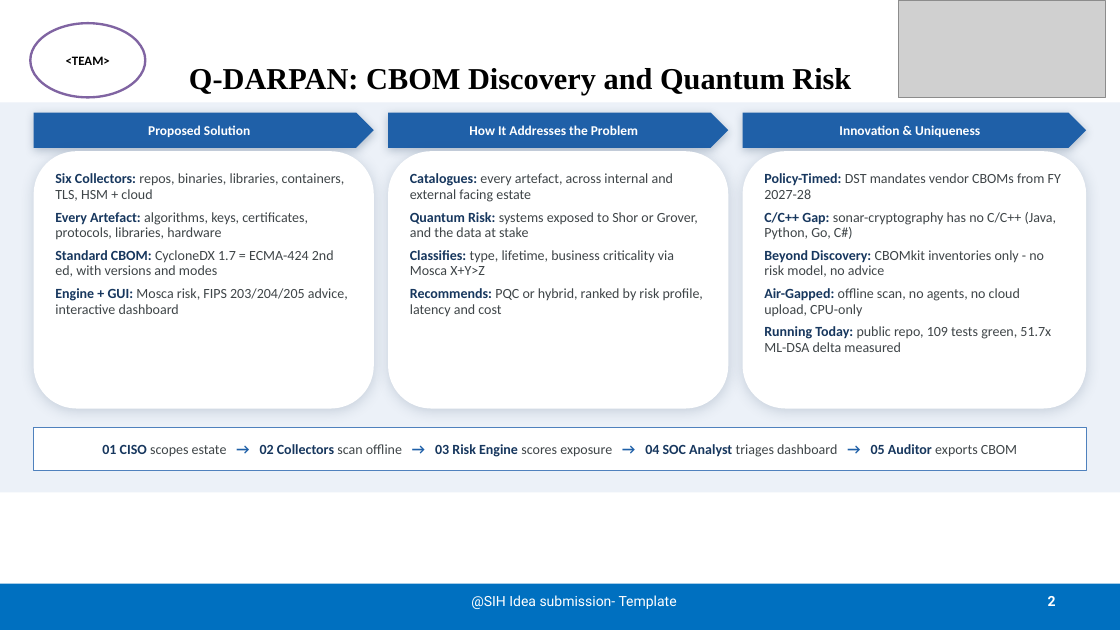
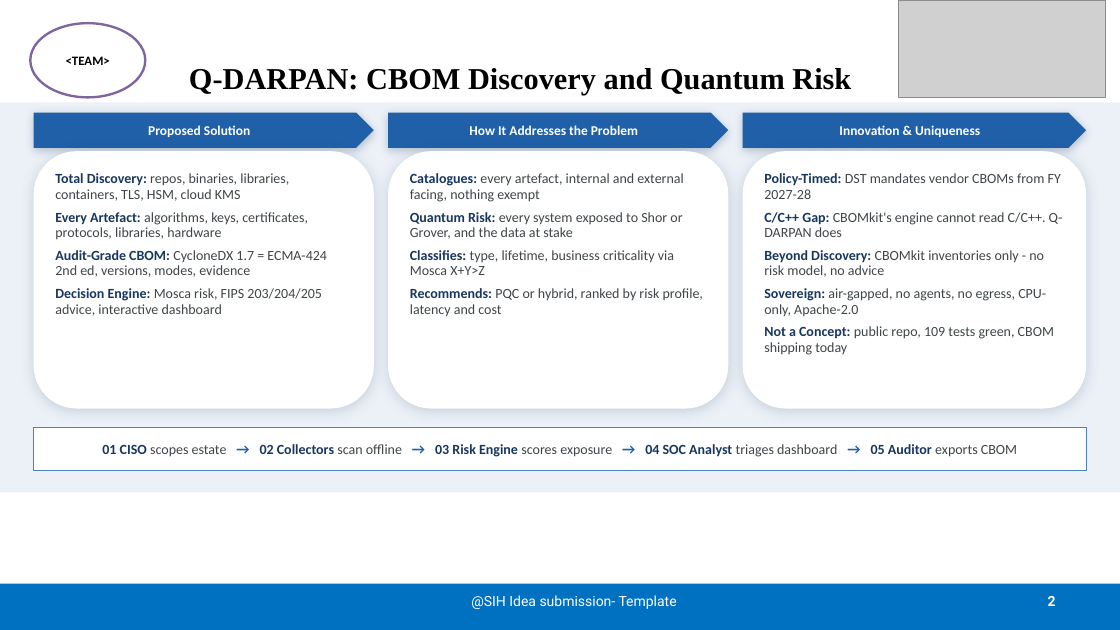
Before and after one commit to RohanExploit/q-darpan, a slide deck: slide 2 of deck/SIH2026_SIH26164_Q-DARPAN.pptx. Drawn at 1120x630 pixels with LibreOffice and Linux fonts; fonts in the diff are those of the drawing; grey boxes stand for pictures. Boxes give left, top, right and bottom in pixels: in the first picture for what was removed or moved away, otherwise in the second. Text is boxed around its words. In the diff, an @@ line names an element or a change of style, - is before the commit and + after.

```diff
--- a/deck/SIH2026_SIH26164_Q-DARPAN.pptx
+++ b/deck/SIH2026_SIH26164_Q-DARPAN.pptx
@@ text in rounded rectangle at box(55, 173, 289, 201): text changed @@
-Six Collectors: repos, binaries, libraries, containers, TLS, HSM + cloud
+Total Discovery: repos, binaries, libraries, containers, TLS, HSM, cloud KMS
@@ text in rounded rectangle at box(410, 173, 683, 239): text changed @@
-Catalogues: every artefact, across internal and external facing estate
-Quantum Risk: systems exposed to Shor or Grover, and the data at stake
+Catalogues: every artefact, internal and external facing, nothing exempt
+Quantum Risk: every system exposed to Shor or Grover, and the data at stake
@@ text in rounded rectangle at box(764, 212, 1063, 237): text changed @@
-C/C++ Gap: sonar-cryptography has no C/C++ (Java, Python, Go, C#)
+C/C++ Gap: CBOMkit's engine cannot read C/C++. Q-DARPAN does
@@ text in rounded rectangle at box(55, 250, 327, 316): text changed @@
-Standard CBOM: CycloneDX 1.7 = ECMA-424 2nd ed, with versions and modes
-Engine + GUI: Mosca risk, FIPS 203/204/205 advice, interactive dashboard
+Audit-Grade CBOM: CycloneDX 1.7 = ECMA-424 2nd ed, versions, modes, evidence
+Decision Engine: Mosca risk, FIPS 203/204/205 advice, interactive dashboard
@@ text in rounded rectangle at box(764, 288, 1054, 355): text changed @@
-Air-Gapped: offline scan, no agents, no cloud upload, CPU-only
-Running Today: public repo, 109 tests green, 51.7x ML-DSA delta measured
+Sovereign: air-gapped, no agents, no egress, CPU-only, Apache-2.0
+Not a Concept: public repo, 109 tests green, CBOM shipping today
```
Also in this commit, not shown: 2 other slides changed.
